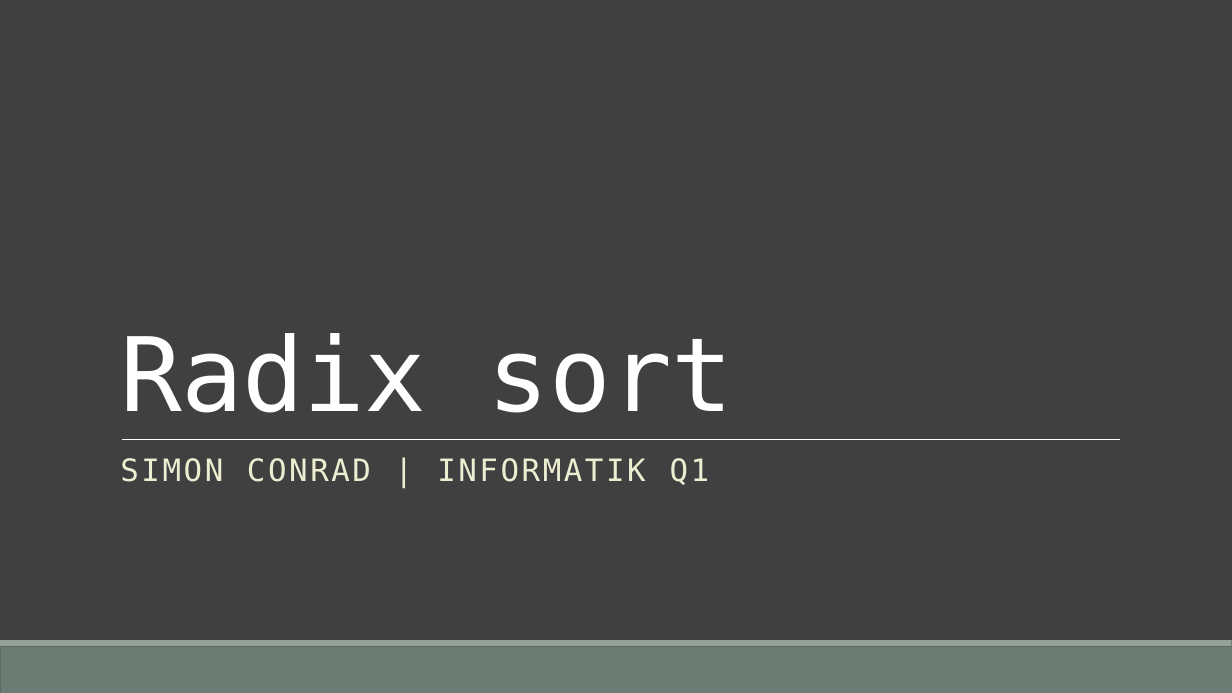
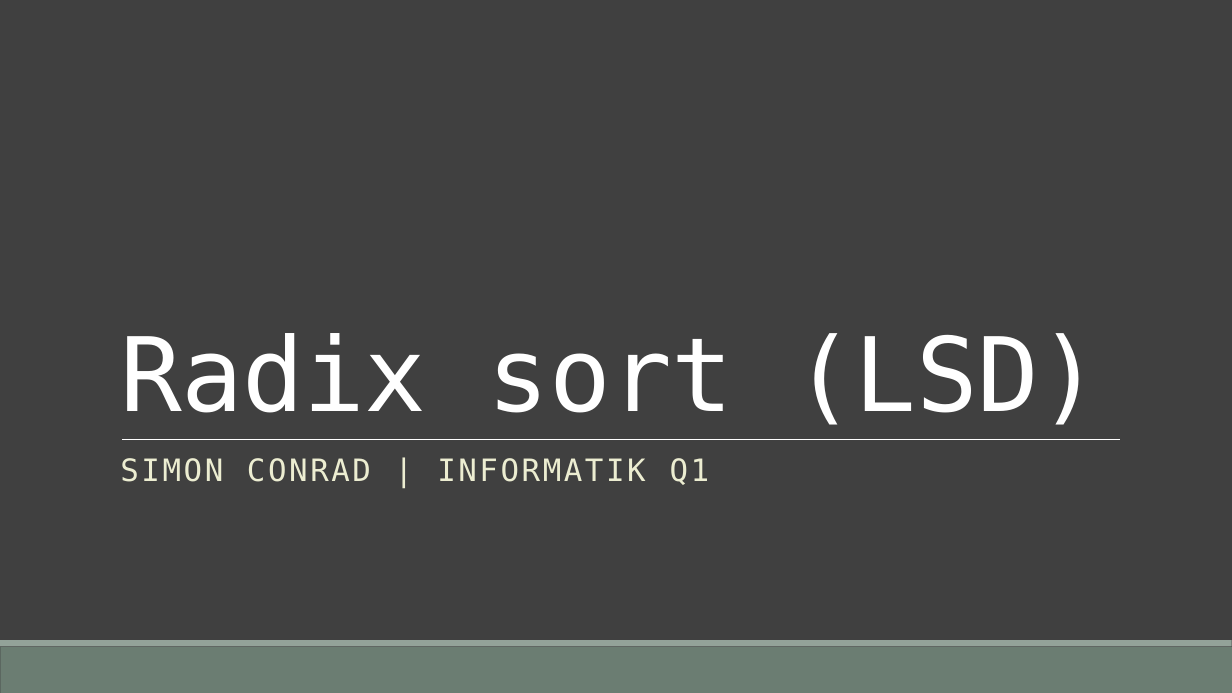
Before and after one commit to IsAvaible/Radix-Sort, a slide deck: slide 1 of RadixSort.pptx. Drawn at 1232x693 pixels with LibreOffice and Linux fonts; fonts in the diff are those of the drawing. Boxes give left, top, right and bottom in pixels: in the first picture for what was removed or moved away, otherwise in the second. Text is boxed around its words. In the diff, an @@ line names an element or a change of style, - is before the commit and + after.

```diff
--- a/RadixSort.pptx
+++ b/RadixSort.pptx
@@ title at bbox=[120, 333, 1101, 425]: text changed @@
-Radix sort
+Radix sort (LSD)
```
Also in this commit, not shown: 4 other slides changed.
